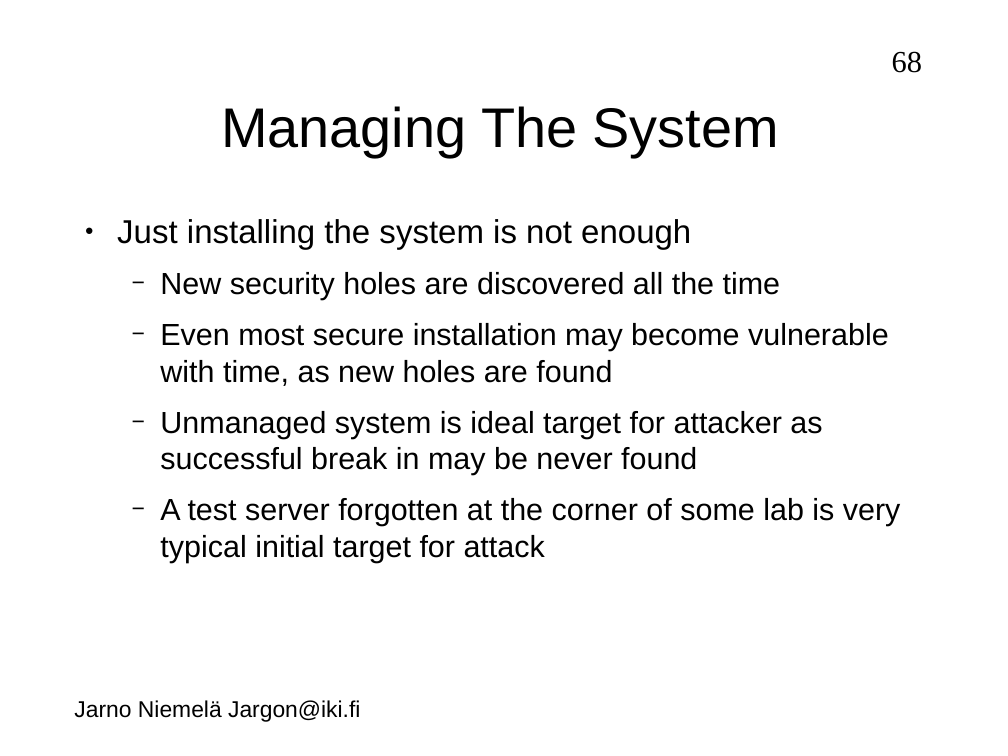
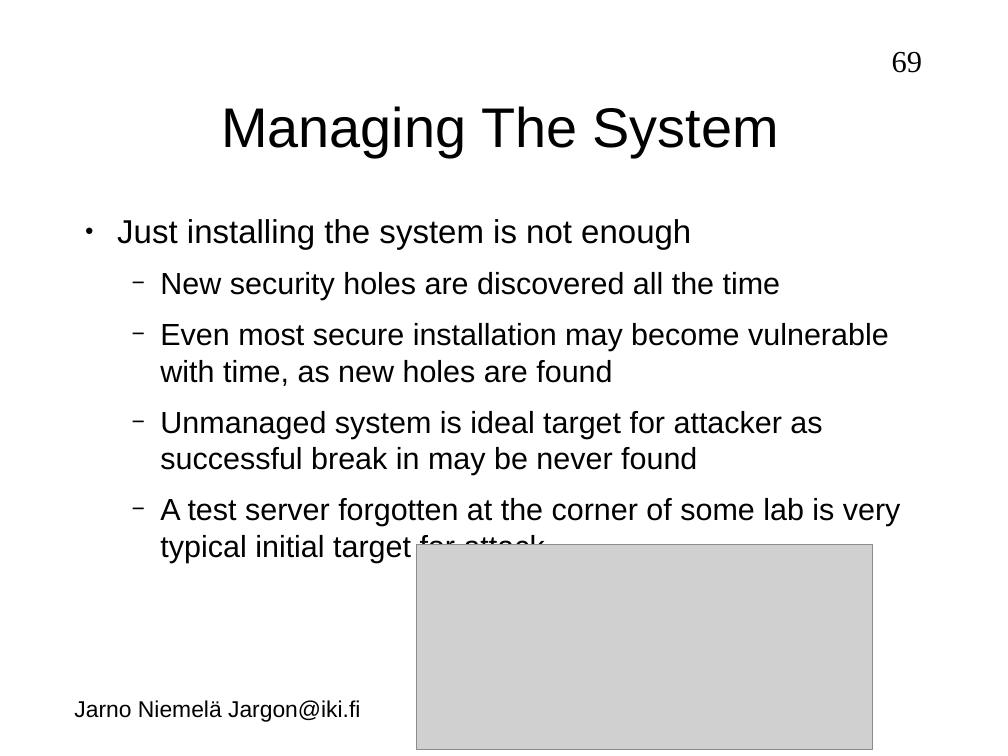
Before and after one commit to jarno-niemela/corporate_cyber_defence, a slide deck: slide 69 of Host security/Host security.odp (slide 68 before the commit). Drawn at 1008x756 pixels with LibreOffice and Linux fonts; fonts in the diff are those of the drawing; grey boxes stand for pictures; background and template pictures are left out. Boxes give left, top, right and bottom in pixels: in the first picture for what was removed or moved away, otherwise in the second. Text is boxed around its words. In the diff, an @@ line names an element or a change of style, - is before the commit and + after.

```diff
--- a/Host security/Host security.odp
+++ b/Host security/Host security.odp
@@ page number at (892,51,922,73): text changed @@
-68
+69
@@ picture added at (417,545,874,750) @@
```
Also in this commit, not shown: 3 other slides changed, 4 slides added, 3 slides removed.
